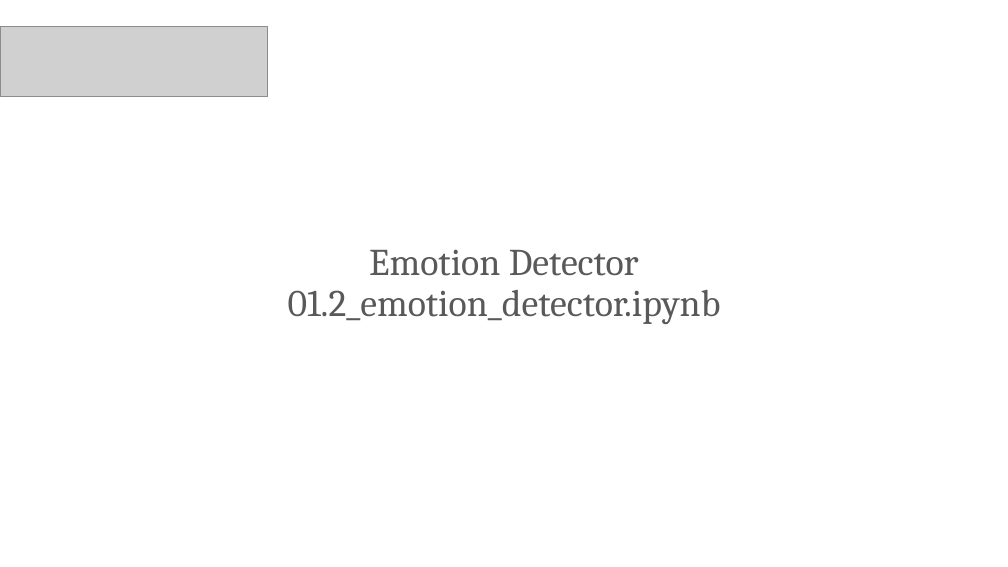
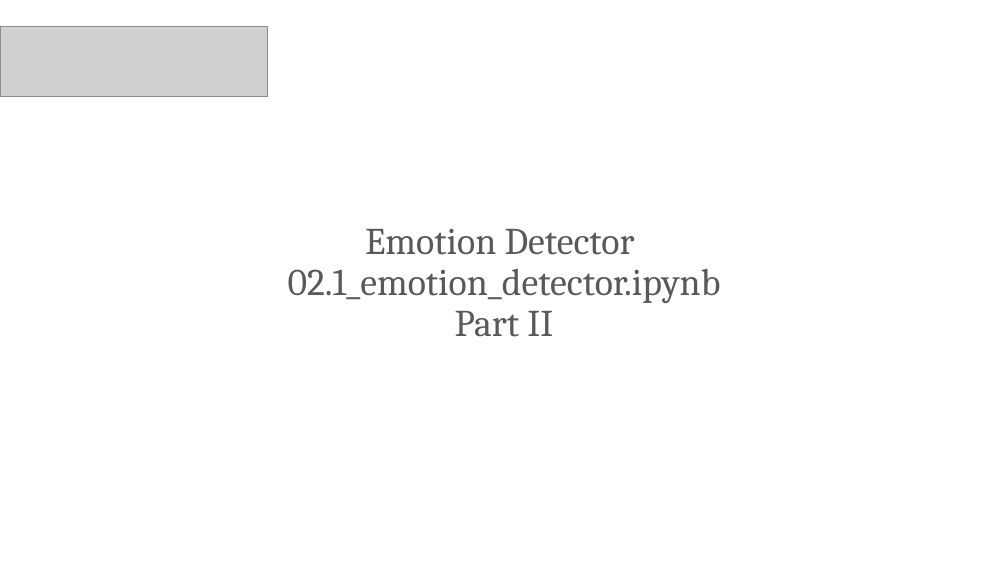
Before and after one commit to PracticumAI/transformers, a slide deck: slide 22 of presentations/02_transformers_attention.pptx. Drawn at 1008x567 pixels with LibreOffice and Linux fonts; fonts in the diff are those of the drawing; grey boxes stand for pictures. Boxes give left, top, right and bottom in pixels: in the first picture for what was removed or moved away, otherwise in the second. Text is boxed around its words. In the diff, an @@ line names an element or a change of style, - is before the commit and + after.

```diff
--- a/presentations/02_transformers_attention.pptx
+++ b/presentations/02_transformers_attention.pptx
@@ text at (288, 229, 721, 337): text changed @@
-Emotion Detector
-01.2_emotion_detector.ipynb
+Emotion Detector
+02.1_emotion_detector.ipynb
+Part II
```
Also in this commit, not shown: 2 other files.
